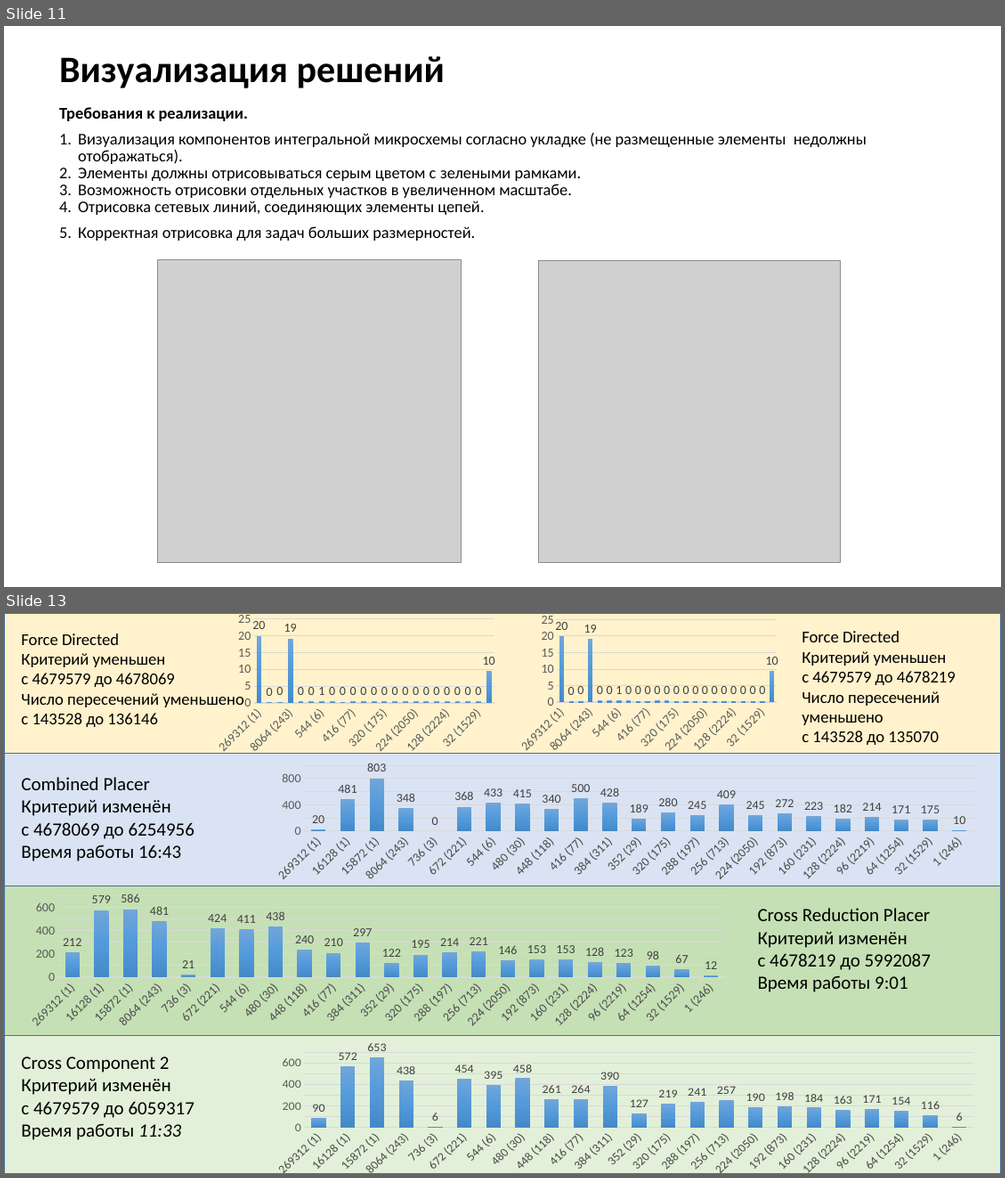
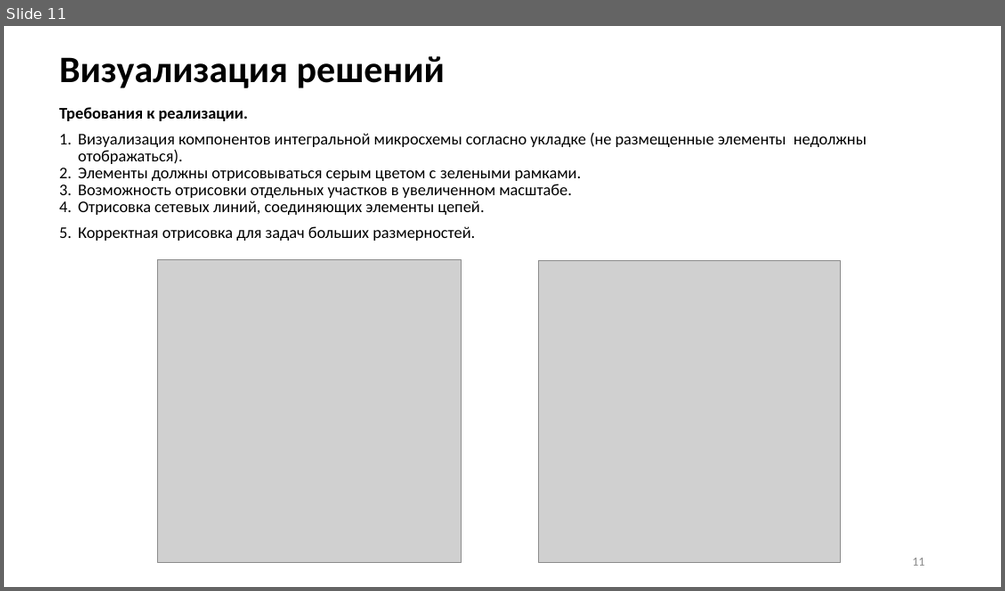
Before and after one commit to SergeyRyzhov/EP, a slide deck: documents/Презентация.pptx. Shown one above the other, each under a label of ours: slides 11 and 13 before the commit, slide 11 after it; the slides between them are not shown. The pictures are 1005x1178 and 1005x591 pixels, drawn with LibreOffice and Linux fonts; fonts in the diff are those of the drawing; grey boxes stand for pictures. Boxes give left, top, right and bottom in pixels: in the first picture for what was removed or moved away, otherwise in the second. Text is boxed around its words. In the diff, an @@ line names an element or a change of style, - is before the commit and + after.

```diff
--- a/documents/Презентация.pptx
+++ b/documents/Презентация.pptx
@@ slide 13 removed at [4,613,1001,1174], background #FFFFFF @@
@@ rectangle removed at [4,613,1001,754] @@
@@ text removed at [21,633,244,727] @@
-Force Directed
-Критерий уменьшен
-с 4679579 до 4678069
-Число пересечений уменьшено
-с 143528 до 136146
@@ column chart removed at [210,613,501,758] @@
-categories: 269312 (1), 16128 (1), 15872 (1), 8064 (243), 736 (3), 672 (221), 544 (6), 480 (30), 448 (118), 416 (77), 384 (311), 352 (29), 320 (175), 288 (197), 256 (713), 224 (2050), 192 (873), 160 (231), 128 (2224), 96 (2219), 64 (1254), 32 (1529), 1 (246)
-Series 1: 20, 0, 0, 19, 0, 0, 1, 0, 0, 0, 0, 0, 0, 0, 0, 0, 0, 0, 0, 0, 0, 0, 10
@@ column chart removed at [512,613,783,757] @@
-categories: 269312 (1), 16128 (1), 15872 (1), 8064 (243), 736 (3), 672 (221), 544 (6), 480 (30), 448 (118), 416 (77), 384 (311), 352 (29), 320 (175), 288 (197), 256 (713), 224 (2050), 192 (873), 160 (231), 128 (2224), 96 (2219), 64 (1254), 32 (1529), 1 (246)
-Series 1: 20, 0, 0, 19, 0, 0, 1, 0, 0, 0, 0, 0, 0, 0, 0, 0, 0, 0, 0, 0, 0, 0, 10
@@ text removed at [801,631,955,745] @@
-Force Directed
-Критерий уменьшен
-с 4679579 до 4678219
-Число пересечений уменьшено
-с 143528 до 135070
@@ rectangle removed at [4,754,1001,887] @@
@@ column chart removed at [259,761,988,884] @@
-categories: 269312 (1), 16128 (1), 15872 (1), 8064 (243), 736 (3), 672 (221), 544 (6), 480 (30), 448 (118), 416 (77), 384 (311), 352 (29), 320 (175), 288 (197), 256 (713), 224 (2050), 192 (873), 160 (231), 128 (2224), 96 (2219), 64 (1254), 32 (1529), 1 (246)
-Series 1: 20, 481, 803, 348, 0, 368, 433, 415, 340, 500, 428, 189, 280, 245, 409, 245, 272, 223, 182, 214, 171, 175, 10
@@ text removed at [21,777,194,861] @@
-Combined Placer
-Критерий изменён
-с 4678069 до 6254956
-Время работы 16:43
@@ rectangle removed at [4,886,1001,1036] @@
@@ column chart removed at [14,892,740,1032] @@
-categories: 269312 (1), 16128 (1), 15872 (1), 8064 (243), 736 (3), 672 (221), 544 (6), 480 (30), 448 (118), 416 (77), 384 (311), 352 (29), 320 (175), 288 (197), 256 (713), 224 (2050), 192 (873), 160 (231), 128 (2224), 96 (2219), 64 (1254), 32 (1529), 1 (246)
-Series 1: 212, 579, 586, 481, 21, 424, 411, 438, 240, 210, 297, 122, 195, 214, 221, 146, 153, 153, 128, 123, 98, 67, 12
@@ text removed at [758,908,930,992] @@
-Cross Reduction Placer
-Критерий изменён
-с 4678219 до 5992087
-Время работы 9:01
@@ rectangle removed at [4,1036,1001,1174] @@
@@ text removed at [21,1056,194,1140] @@
-Cross Component 2
-Критерий изменён
-с 4679579 до 6059317
-Время работы 11:33
@@ column chart removed at [260,1041,989,1174] @@
-categories: 269312 (1), 16128 (1), 15872 (1), 8064 (243), 736 (3), 672 (221), 544 (6), 480 (30), 448 (118), 416 (77), 384 (311), 352 (29), 320 (175), 288 (197), 256 (713), 224 (2050), 192 (873), 160 (231), 128 (2224), 96 (2219), 64 (1254), 32 (1529), 1 (246)
-Series 1: 90, 572, 653, 438, 6, 454, 395, 458, 261, 264, 390, 127, 219, 241, 257, 190, 198, 184, 163, 171, 154, 116, 6
@@ slide 11 changed as well @@
@@ page number added at [912,557,924,565], 12 pt, text #8C8C8C @@
+11
```
Also in this commit, not shown: 10 other slides changed, 4 slides added, 2 other slides removed, 11 other files.
